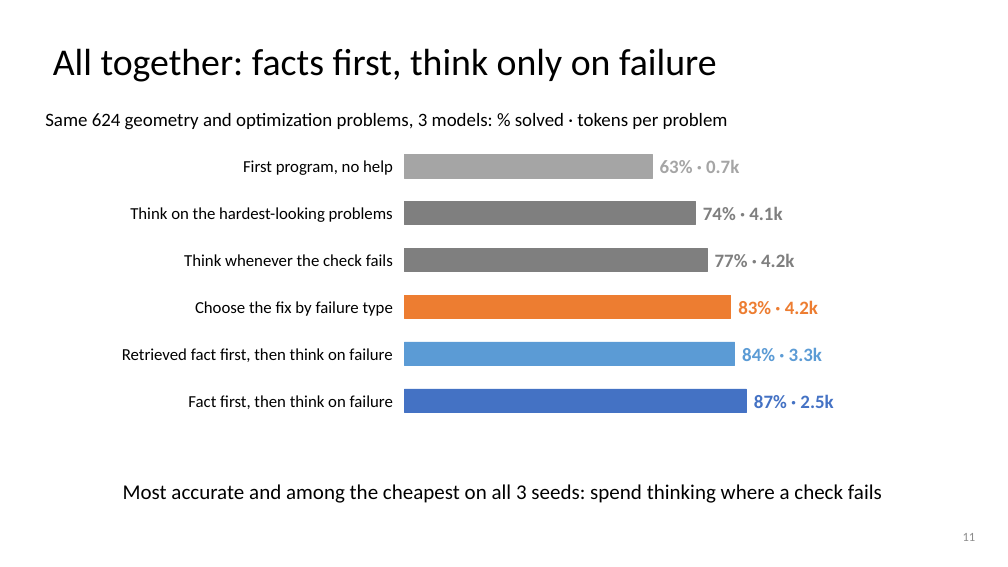
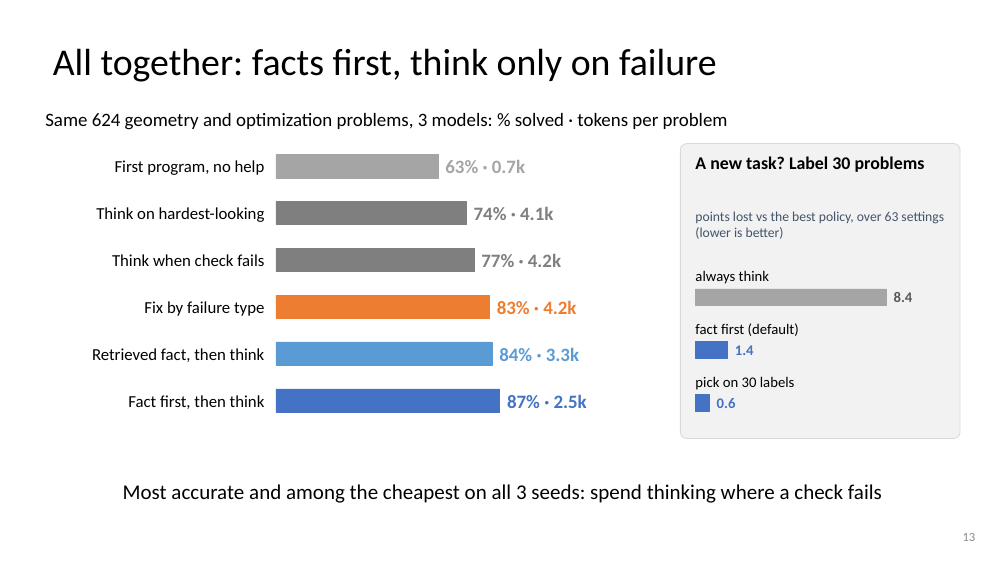
Before and after one commit to dlwns147/CSED490E_Project_Team5, a slide deck: slide 13 of PROPOSAL_slides.pptx (slide 11 before the commit). Drawn at 1008x567 pixels with LibreOffice and Linux fonts; fonts in the diff are those of the drawing. Boxes give left, top, right and bottom in pixels: in the first picture for what was removed or moved away, otherwise in the second. Text is boxed around its words. In the diff, an @@ line names an element or a change of style, - is before the commit and + after.

```diff
--- a/PROPOSAL_slides.pptx
+++ b/PROPOSAL_slides.pptx
@@ text "First program, no help": place and size @@
-text "First program, no help" at bbox=[243, 160, 393, 175]
+text "First program, no help" at bbox=[115, 160, 265, 175]
@@ text "63% · 0.7k": place and size @@
-text "63% · 0.7k" at bbox=[660, 160, 739, 173]
+text "63% · 0.7k" at bbox=[445, 160, 525, 173]
@@ rounded rectangle added at bbox=[681, 144, 960, 439], fill #F2F2F2, outline #D9D9D9 0.75 pt @@
@@ rectangle: place and size @@
-rectangle at bbox=[405, 154, 653, 178]
+rectangle at bbox=[276, 154, 438, 178]
@@ text added at bbox=[695, 156, 925, 172], 17 pt, text #000000, bold @@
+A new task? Label 30 problems
@@ text at bbox=[96, 207, 265, 222]: text changed @@
-Think on the hardest-looking problems
+Think on hardest-looking
@@ rectangle: place and size @@
-rectangle at bbox=[405, 201, 696, 225]
+rectangle at bbox=[276, 201, 467, 225]
@@ text "74% · 4.1k": place and size @@
-text "74% · 4.1k" at bbox=[703, 207, 782, 220]
+text "74% · 4.1k" at bbox=[474, 207, 553, 220]
@@ text added at bbox=[695, 211, 944, 239], 13 pt, text #44546A @@
+points lost vs the best policy, over 63 settings (lower is better)
@@ text at bbox=[112, 254, 264, 266]: text changed @@
-Think whenever the check fails
+Think when check fails
@@ rectangle: place and size @@
-rectangle at bbox=[405, 248, 707, 271]
+rectangle at bbox=[276, 248, 474, 271]
@@ text "77% · 4.2k": place and size @@
-text "77% · 4.2k" at bbox=[715, 254, 794, 267]
+text "77% · 4.2k" at bbox=[481, 254, 561, 267]
@@ rectangle: place and size @@
-rectangle at bbox=[405, 295, 731, 318]
+rectangle at bbox=[276, 295, 489, 318]
@@ text "83% · 4.2k": place and size @@
-text "83% · 4.2k" at bbox=[738, 300, 818, 314]
+text "83% · 4.2k" at bbox=[497, 300, 576, 314]
@@ text added at bbox=[695, 270, 769, 284], 14 pt, text #000000 @@
+always think
@@ rectangle added at bbox=[696, 289, 886, 306], fill #A5A5A5, outline #A5A5A5 0.5 pt @@
@@ text added at bbox=[894, 292, 913, 302], 14 pt, text #595959, bold @@
+8.4
@@ text at bbox=[144, 301, 264, 316]: text changed @@
-Choose the fix by failure type
+Fix by failure type
@@ text added at bbox=[695, 323, 799, 336], 14 pt, text #000000 @@
+fact first (default)
@@ text at bbox=[92, 348, 265, 362]: text changed @@
-Retrieved fact first, then think on failure
+Retrieved fact, then think
@@ rectangle: place and size @@
-rectangle at bbox=[405, 342, 735, 365]
+rectangle at bbox=[276, 342, 492, 365]
@@ text "84% · 3.3k": place and size @@
-text "84% · 3.3k" at bbox=[742, 347, 822, 361]
+text "84% · 3.3k" at bbox=[499, 347, 579, 361]
@@ rectangle added at bbox=[696, 342, 727, 358], fill #4472C4, outline #4472C4 0.5 pt @@
@@ text added at bbox=[735, 345, 754, 355], 14 pt, text #4472C4, bold @@
+1.4
@@ rectangle: place and size @@
-rectangle at bbox=[405, 389, 746, 412]
+rectangle at bbox=[276, 389, 500, 412]
@@ text "87% · 2.5k": place and size @@
-text "87% · 2.5k" at bbox=[754, 394, 833, 408]
+text "87% · 2.5k" at bbox=[507, 394, 587, 408]
@@ text added at bbox=[695, 376, 795, 390], 14 pt, text #000000 @@
+pick on 30 labels
@@ text at bbox=[128, 395, 265, 409]: text changed @@
-Fact first, then think on failure
+Fact first, then think
@@ rectangle added at bbox=[696, 395, 709, 411], fill #4472C4, outline #4472C4 0.5 pt @@
@@ text added at bbox=[717, 398, 736, 408], 14 pt, text #4472C4, bold @@
+0.6
@@ page number at bbox=[963, 533, 976, 541]: text changed @@
-11
+13
```
Also in this commit, not shown: 2 other slides changed, 2 slides added, 10 other files.
